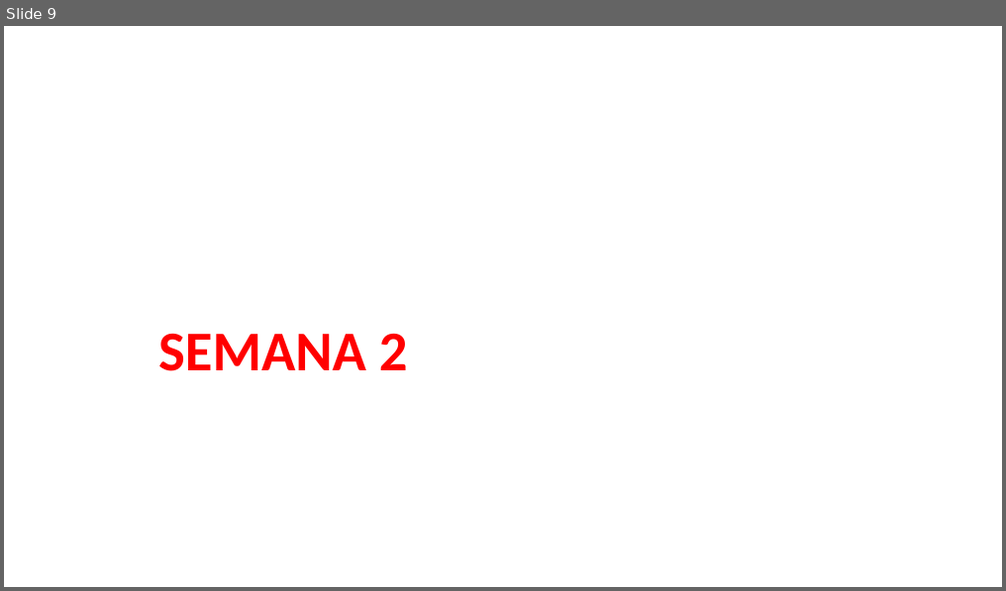
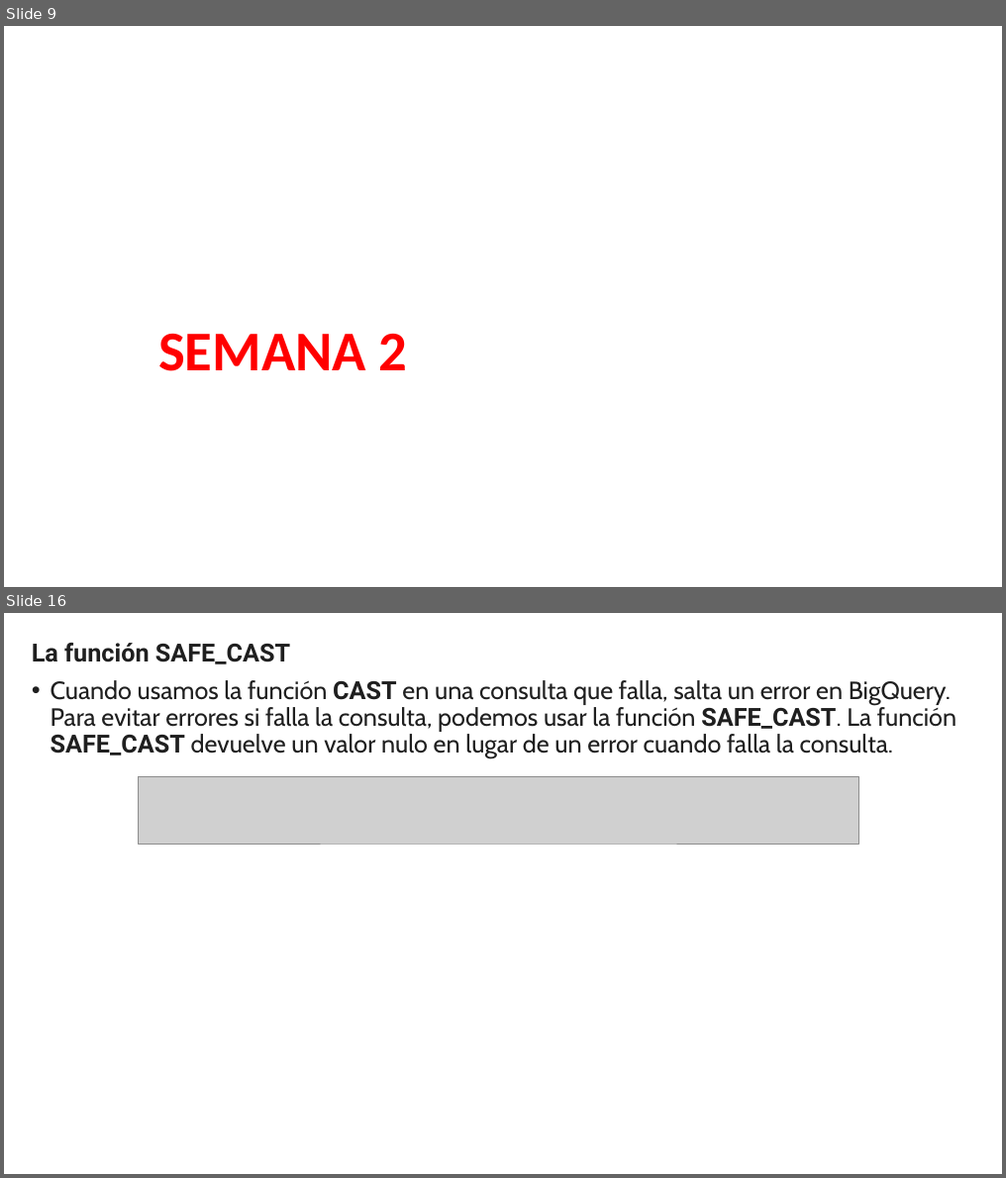
Before and after one commit to megath12/Data_Analysis_Google, a slide deck: 5_analizar_datos_para_responder.pptx. Shown one above the other, each under a label of ours: slide 9 before the commit, slides 9 and 16 after it; the slides between them are not shown. The pictures are 1006x591 and 1006x1178 pixels, drawn with LibreOffice and Linux fonts; fonts in the diff are those of the drawing; grey boxes stand for pictures. Boxes give left, top, right and bottom in pixels: in the first picture for what was removed or moved away, otherwise in the second. Text is boxed around its words. In the diff, an @@ line names an element or a change of style, - is before the commit and + after.

```diff
--- a/5_analizar_datos_para_responder.pptx
+++ b/5_analizar_datos_para_responder.pptx
@@ slide 16 added at <box>4,613,1002,1174</box>, background #FFFFFF @@
@@ text added at <box>32,643,956,760</box>, 24 pt, text #1F1F1F @@
+La función SAFE_CAST
+• Cuando usamos la función CAST en una consulta que falla, salta un error en BigQuery. Para evitar errores si falla la consulta, podemos usar la función SAFE_CAST. La función SAFE_CAST devuelve un valor nulo en lugar de un error cuando falla la consulta.
@@ picture added at <box>139,777,859,845</box> @@
```
Also in this commit, not shown: 14 other slides added, 1 slide removed, 1 other file.
